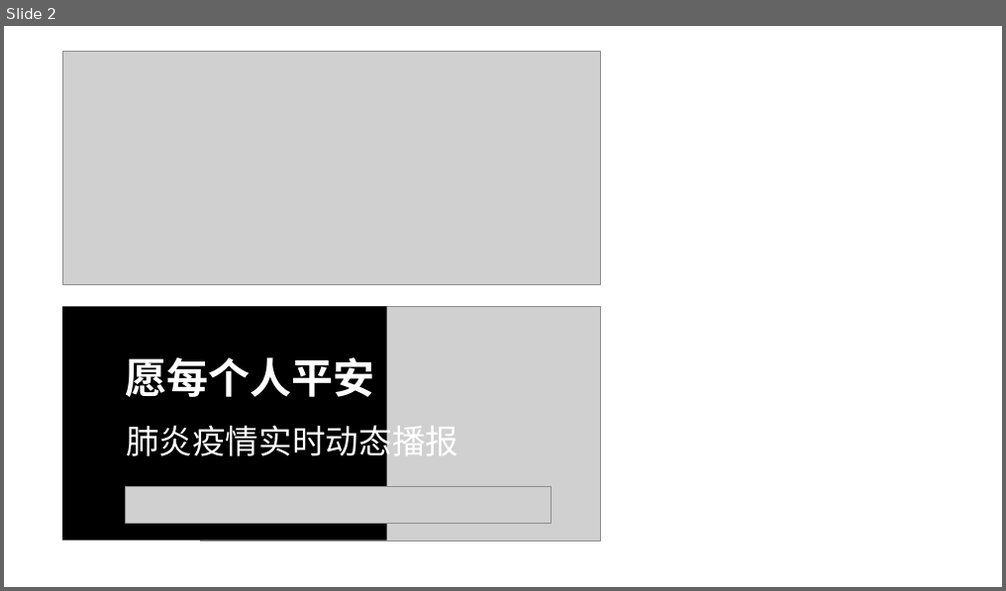
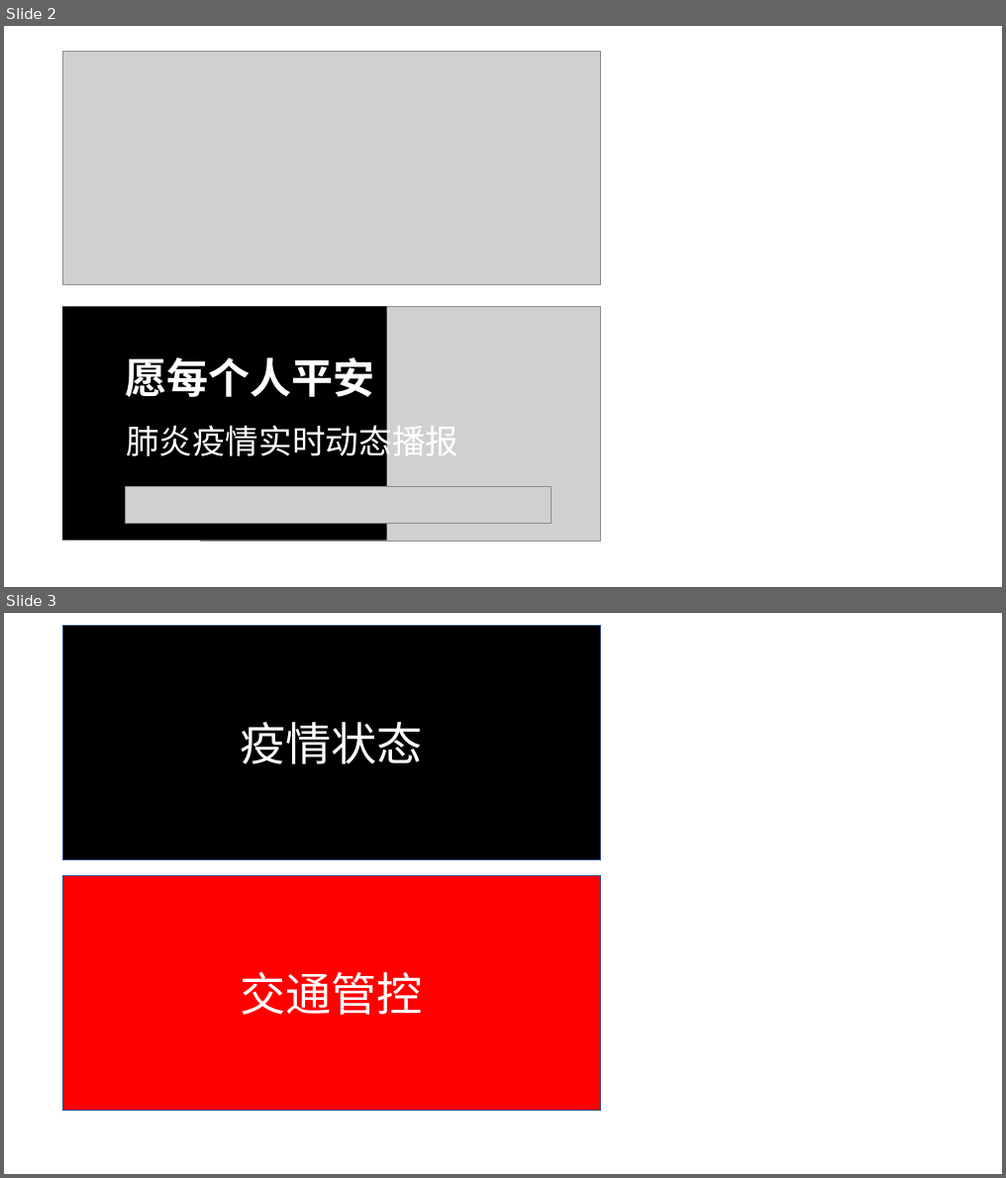
Before and after one commit to WuhanWin/WuhanWin, a slide deck: themes/simplebootx/Public/images/ncov/图片制作.pptx. Shown one above the other, each under a label of ours: slide 2 before the commit, slides 2 and 3 after it. The pictures are 1006x591 and 1006x1178 pixels, drawn with LibreOffice and Linux fonts; fonts in the diff are those of the drawing; grey boxes stand for pictures. Boxes give left, top, right and bottom in pixels: in the first picture for what was removed or moved away, otherwise in the second. Text is boxed around its words. In the diff, an @@ line names an element or a change of style, - is before the commit and + after.

```diff
--- a/themes/simplebootx/Public/images/ncov/图片制作.pptx
+++ b/themes/simplebootx/Public/images/ncov/图片制作.pptx
@@ slide 3 added at [4,613,1002,1174], background #FFFFFF @@
@@ rectangle added at [62,626,600,861], fill #000000, outline #325491 1 pt, 44 pt, text #FFFFFF @@
+疫情状态
@@ rectangle added at [62,876,600,1111], fill #FF0000, outline #325491 1 pt, 44 pt, text #FFFFFF @@
+交通管控
```
Also in this commit, not shown: 4 other slides added, 16 other files.
